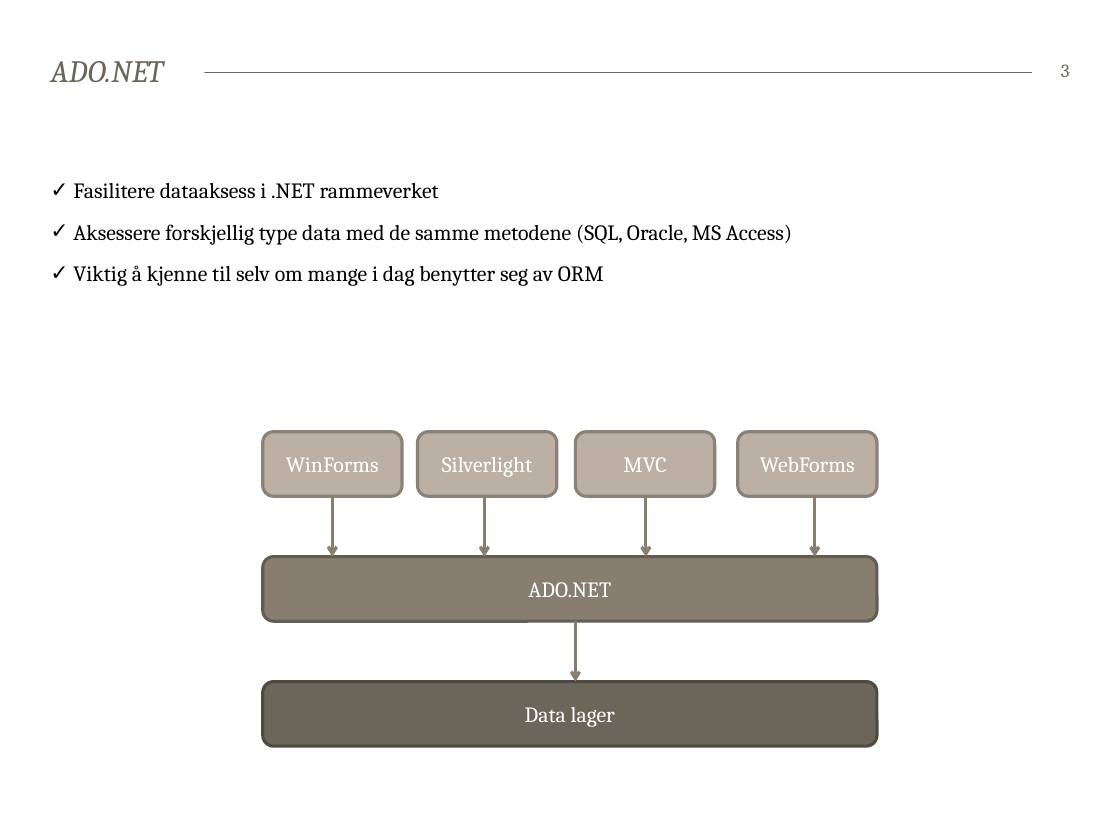
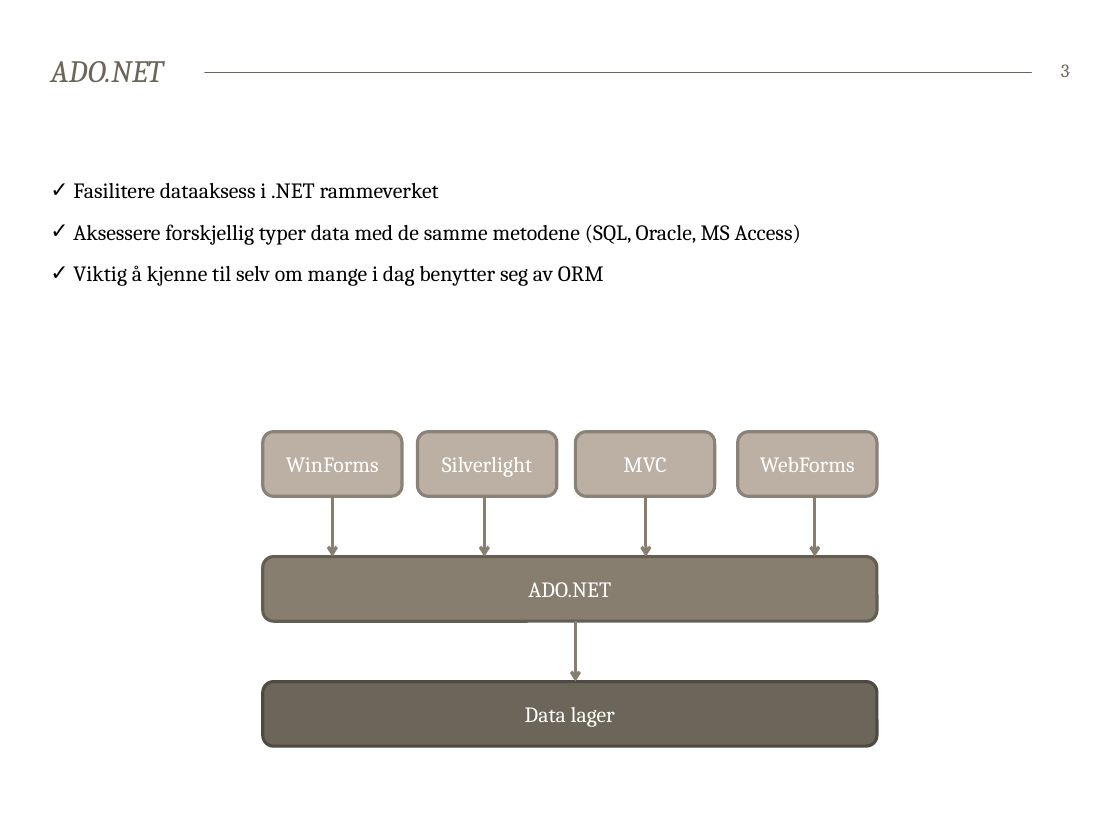
Before and after one commit to bekk/dotnetkurs, a slide deck: slide 3 of persistingData/persistingData.pptx. Drawn at 1120x840 pixels with LibreOffice and Linux fonts; fonts in the diff are those of the drawing. Boxes give left, top, right and bottom in pixels: in the first picture for what was removed or moved away, otherwise in the second. Text is boxed around its words. In the diff, an @@ line names an element or a change of style, - is before the commit and + after.

```diff
--- a/persistingData/persistingData.pptx
+++ b/persistingData/persistingData.pptx
@@ text at bbox=[73, 224, 801, 245]: text changed @@
-✓ Aksessere forskjellig type data med de samme metodene (SQL, Oracle, MS Access)
+✓ Aksessere forskjellig typer data med de samme metodene (SQL, Oracle, MS Access)
```
Also in this commit, not shown: 3 other slides changed, 4 slides added, 2 slides removed, 16 other files.
